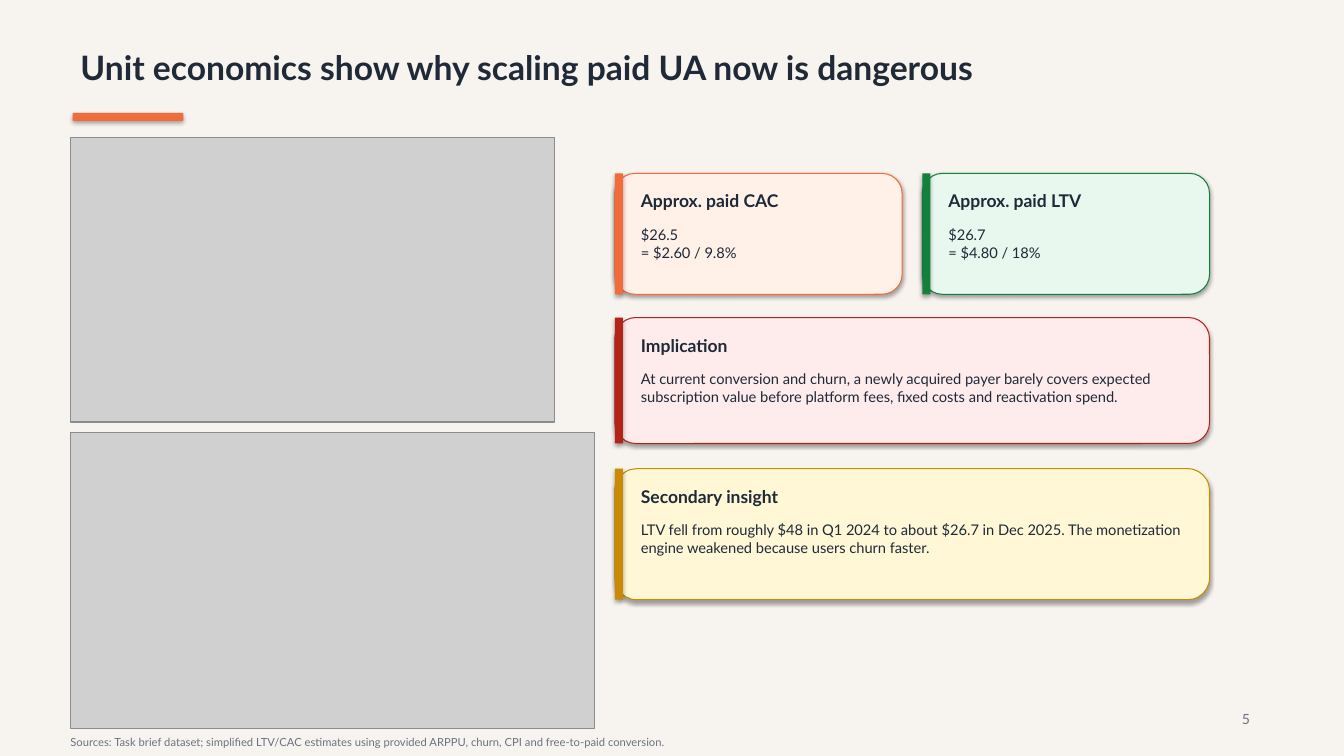
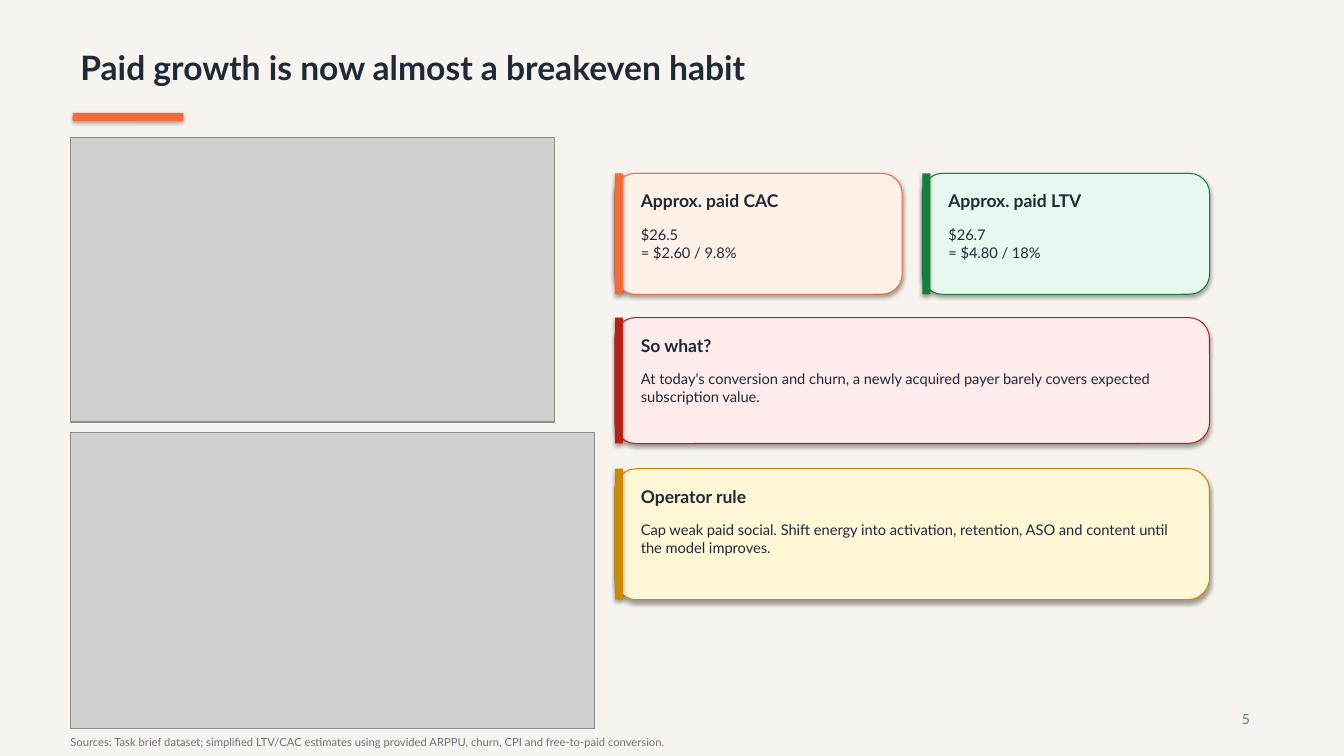
Before and after one commit to TEZv/Genesis-Academy_Strategy-Operations-School-2.0-Case-Task, a slide deck: slide 5 of deliverables/taskflow-case-presentation.pptx. Drawn at 1344x756 pixels with LibreOffice and Linux fonts; fonts in the diff are those of the drawing; grey boxes stand for pictures. Boxes give left, top, right and bottom in pixels: in the first picture for what was removed or moved away, otherwise in the second. Text is boxed around its words. In the diff, an @@ line names an element or a change of style, - is before the commit and + after.

Commit message:
Rework case deck with operator-style turnaround framing

```diff
--- a/deliverables/taskflow-case-presentation.pptx
+++ b/deliverables/taskflow-case-presentation.pptx
@@ text at <box>80,55,745,86</box>: text changed @@
-Unit economics show why scaling paid UA now is dangerous
+Paid growth is now almost a breakeven habit
@@ text at <box>641,339,711,352</box>: text changed @@
-Implication
+So what?
@@ text at <box>641,373,1150,405</box>: text changed @@
-At current conversion and churn, a newly acquired payer barely covers expected subscription value before platform fees, fixed costs and reactivation spend.
+At today's conversion and churn, a newly acquired payer barely covers expected subscription value.
@@ text at <box>641,490,746,506</box>: text changed @@
-Secondary insight
+Operator rule
@@ text at <box>641,524,1168,556</box>: text changed @@
-LTV fell from roughly $48 in Q1 2024 to about $26.7 in Dec 2025. The monetization engine weakened because users churn faster.
+Cap weak paid social. Shift energy into activation, retention, ASO and content until the model improves.
```
Also in this commit, not shown: 12 other slides changed, 1 slide added, 1 slide removed, 2 other files.
